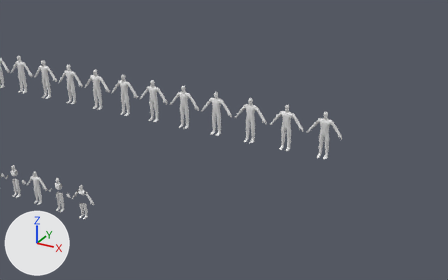
A saved change to the Blender file Attires/Attires_ALL.blend.
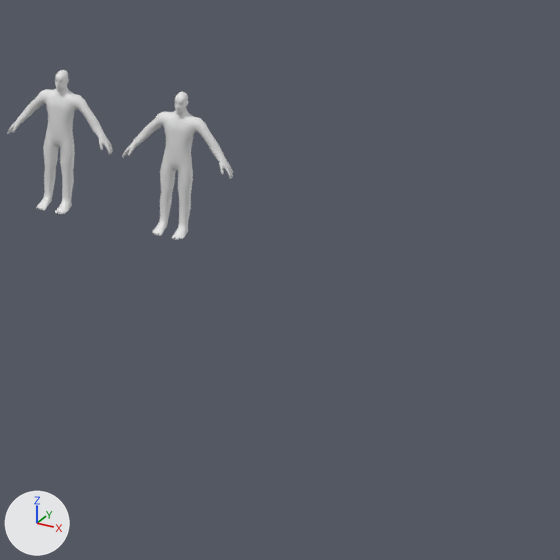
There are two pictures of each version: one from a camera (50 mm lens) standing at (39.81, -19.94, 32.76) and looking at (30.3, -2.65, 24.12), one close up on the part from 60% to 100% of the width and 29% to 94% of the height. The axes (+X, +Y, +Z) are drawn at lower left. The lights are the same throughout. The first two pictures are the older version.

Names of what the first close-up shows: 'PlayerModel.049', 'PlayerModel.050'.
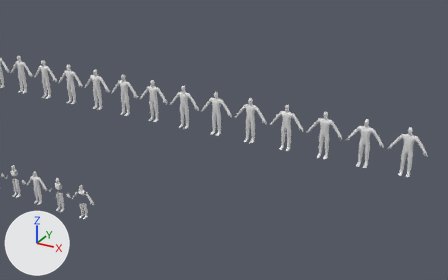
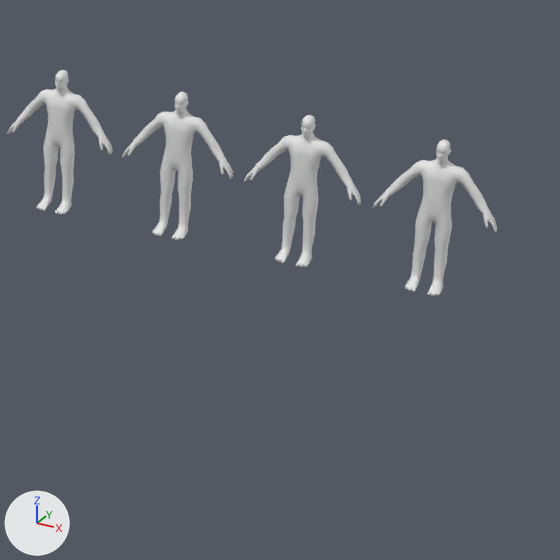
The change in detail:
Object 'PlayerModel.079' (ob_playermodel_079) is new; it shows me_cube_029.
Its location is (36.0, 0.0, 23.0).
It gains a MIRROR modifier named 'Mirror'.
Modifier setting: use_clip = True.
Object 'PlayerModel.078' (ob_playermodel_078) is new; it shows me_cube_029.
Its location is (34.5, 0.0, 23.0).
It gains a MIRROR modifier named 'Mirror'.
Modifier setting: use_clip = True.

What differs and where, as boxes [x1, y1, x2, y2] in the close-ups (560 x 560 px):
'PlayerModel.079', added: after [373, 140, 497, 296]
'PlayerModel.078', added: after [244, 115, 361, 267]
